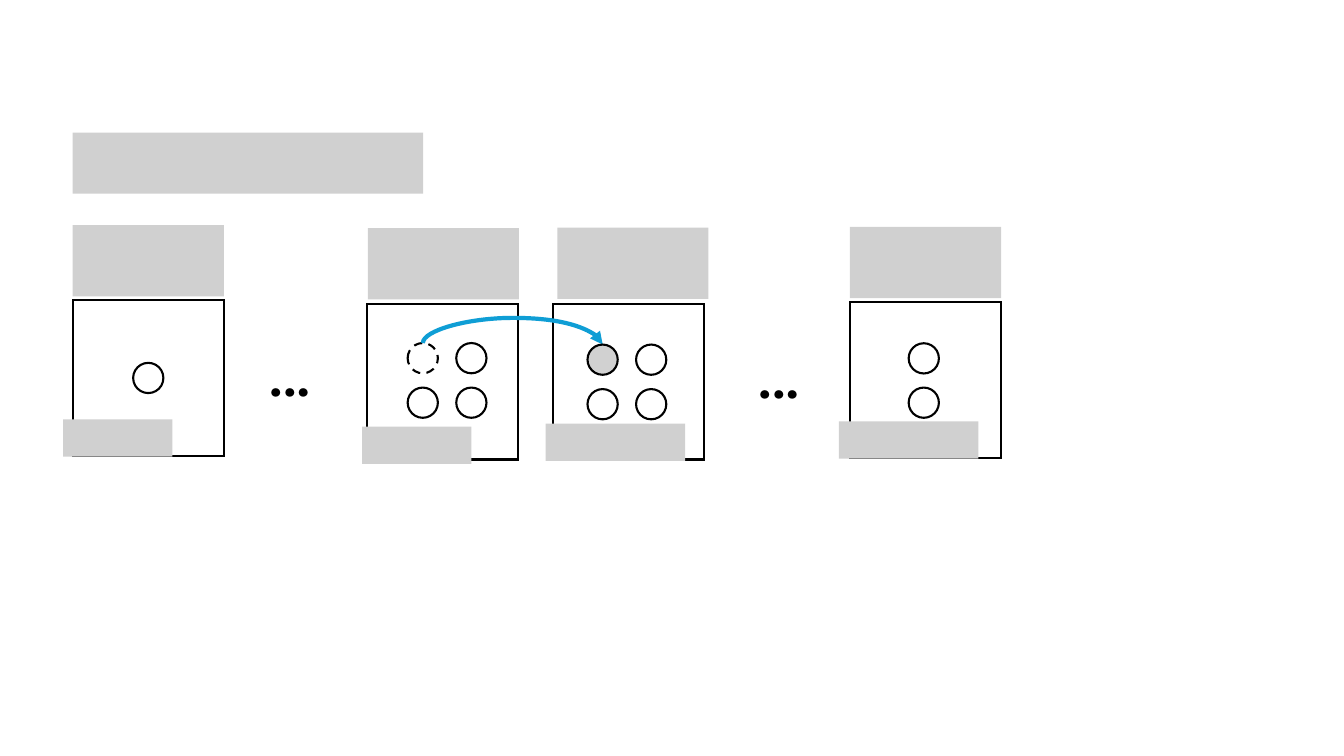
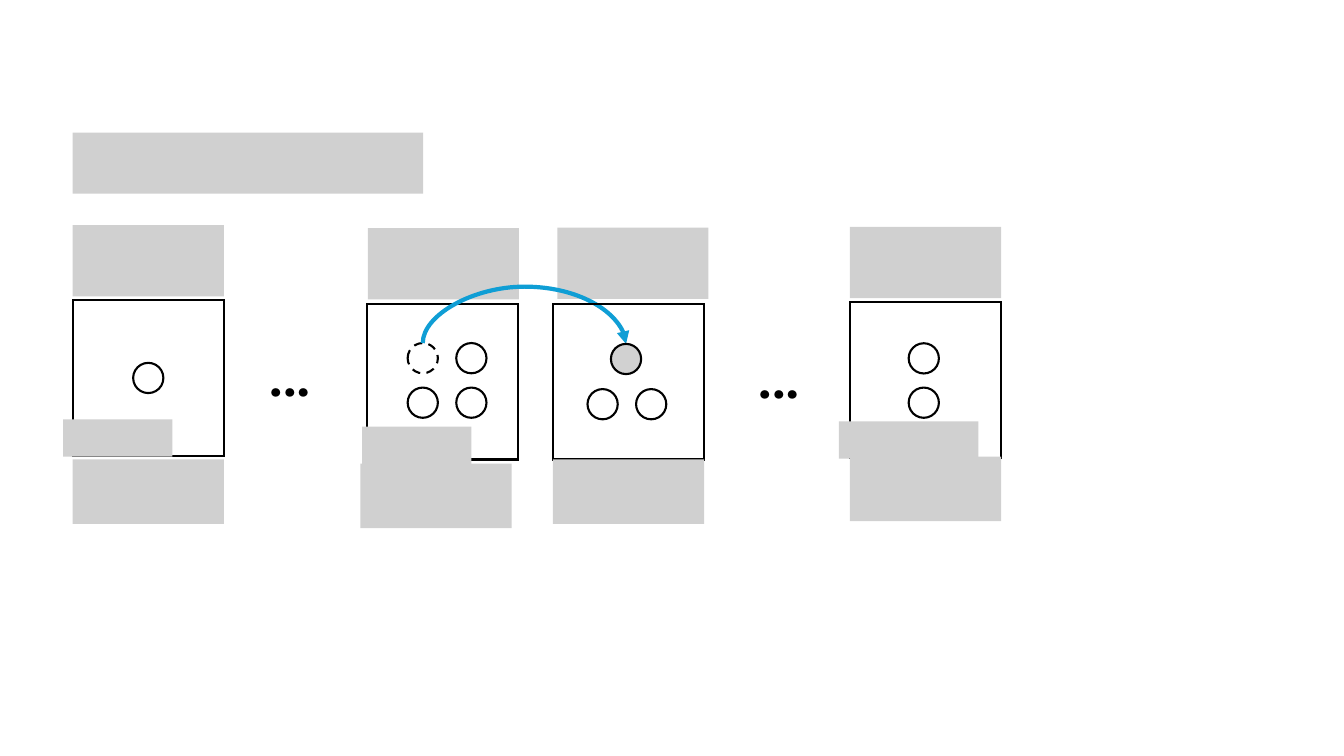
Before and after one commit to lorae/household-size, a slide deck: slide 2 of images-for-proof.pptx. Drawn at 1344x756 pixels with LibreOffice and Linux fonts; fonts in the diff are those of the drawing; grey boxes stand for pictures. Boxes give left, top, right and bottom in pixels: in the first picture for what was removed or moved away, otherwise in the second. Text is boxed around its words. In the diff, an @@ line names an element or a change of style, - is before the commit and + after.

```diff
--- a/images-for-proof.pptx
+++ b/images-for-proof.pptx
@@ curved arrow moved from (422, 343) - (603, 345) to (422, 343) - (626, 344) @@
@@ ellipse: place and size @@
-ellipse at (588,345,618,375)
+ellipse at (611,344,641,374)
@@ ellipse removed at (636,345,666,375) @@
@@ picture removed at (545,423,685,461) @@
@@ picture added at (73,460,224,524) @@
@@ picture added at (361,464,512,528) @@
@@ picture added at (553,460,704,524) @@
@@ picture added at (850,457,1001,521) @@
```
Also in this commit, not shown: 5 slides added, 1 slide removed, 6 other files.
